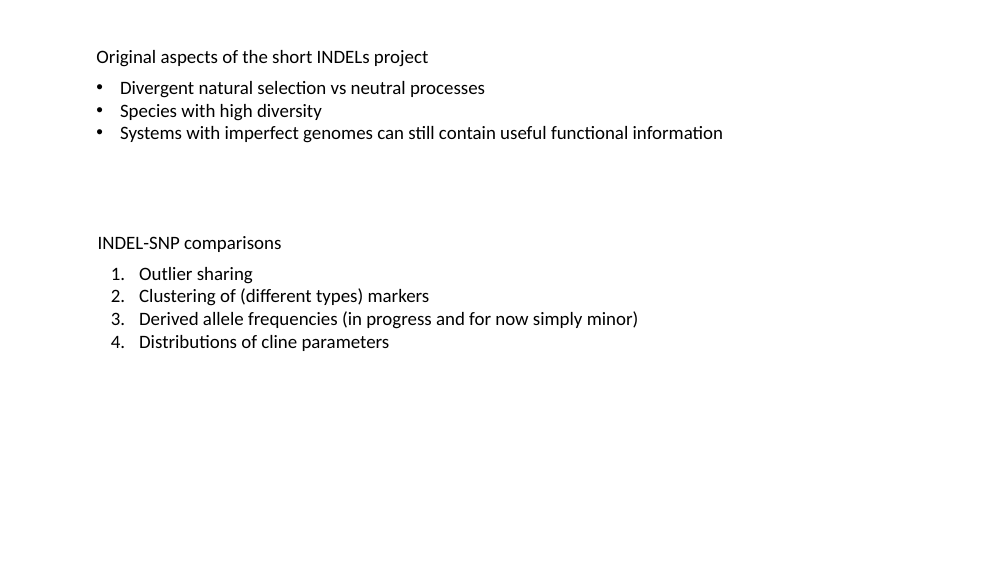
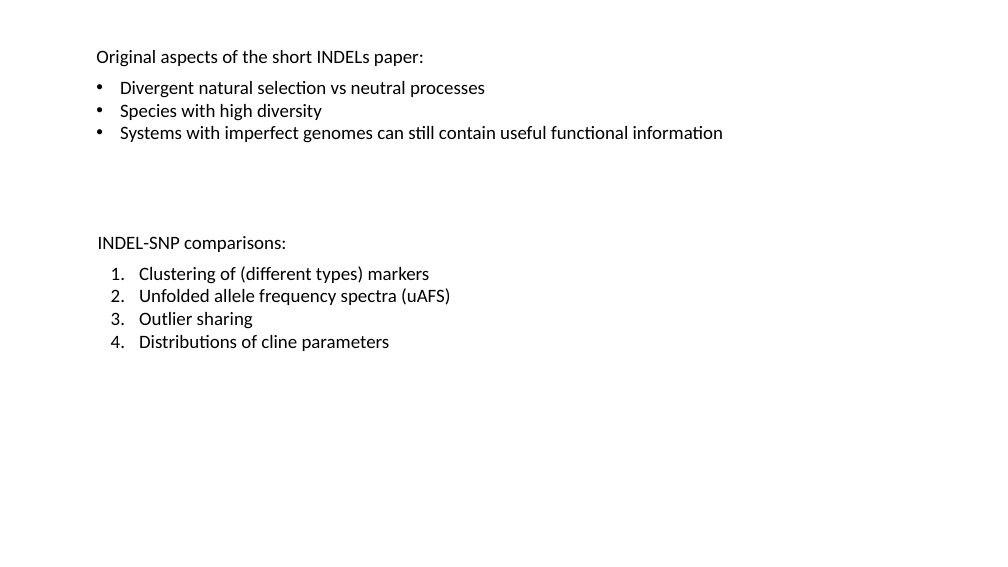
Before and after one commit to sam0per/Littorina_saxatilis_short_variants, a slide deck: slide 2 of short_genetic_variants/docs/short_indels_v02.pptx. Drawn at 1008x567 pixels with LibreOffice and Linux fonts; fonts in the diff are those of the drawing. Boxes give left, top, right and bottom in pixels: in the first picture for what was removed or moved away, otherwise in the second. Text is boxed around its words. In the diff, an @@ line names an element or a change of style, - is before the commit and + after.

```diff
--- a/short_genetic_variants/docs/short_indels_v02.pptx
+++ b/short_genetic_variants/docs/short_indels_v02.pptx
@@ text at <box>96,50,424,67</box>: text changed @@
-Original aspects of the short INDELs project
+Original aspects of the short INDELs paper:
@@ text at <box>98,236,286,252</box>: text changed @@
-INDEL-SNP comparisons
+INDEL-SNP comparisons:
@@ text at <box>139,266,450,305</box>: paragraphs added @@
+1. Clustering of (different types) markers
+2. Unfolded allele frequency spectra (uAFS)
@@ text at <box>139,288,639,329</box>: paragraphs removed @@
-2. Clustering of (different types) markers
-3. Derived allele frequencies (in progress and for now simply minor)
```
Also in this commit, not shown: 4 other slides changed, 5 slides added, 10 slides removed, 6 other files.
